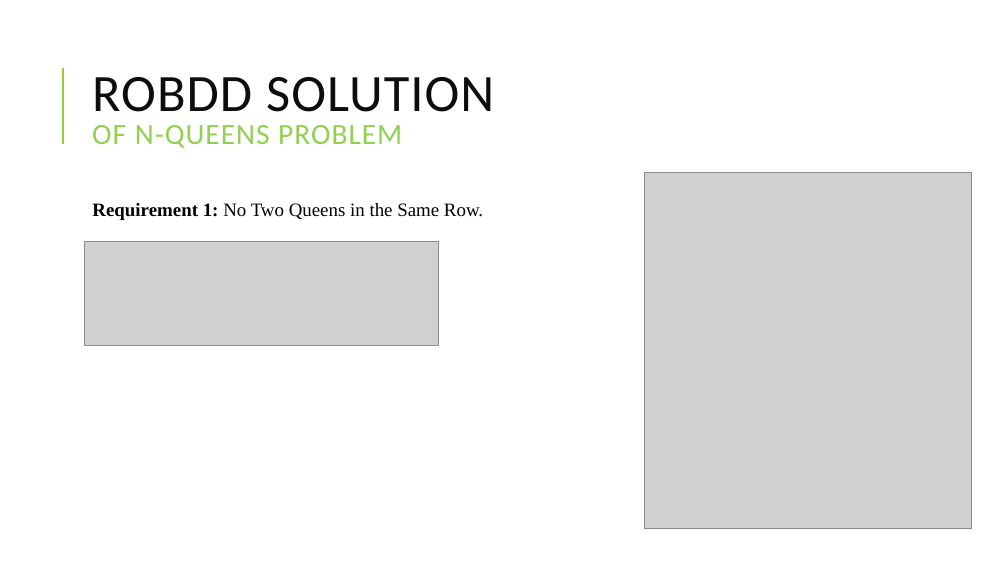
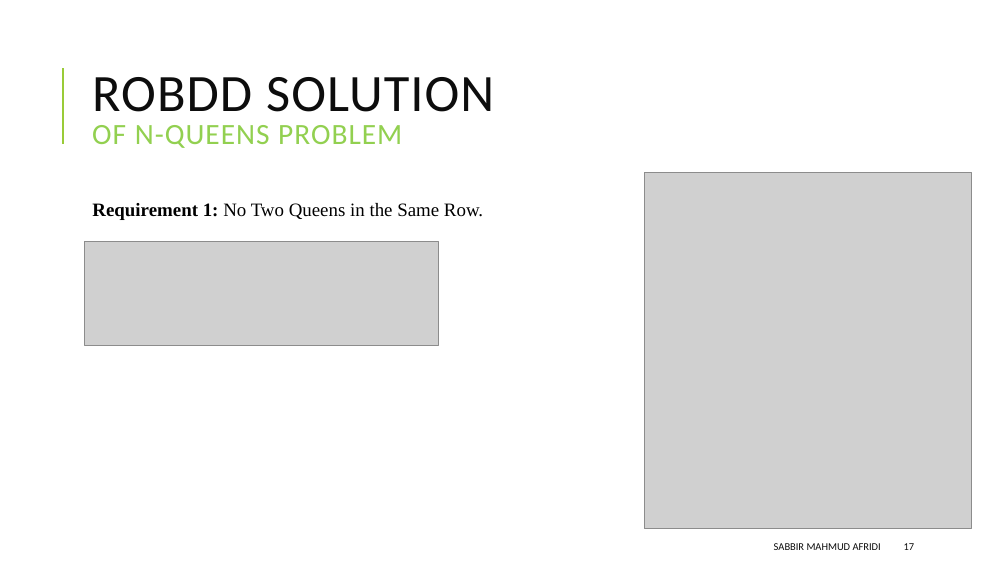
Before and after one commit to smahmuddz/8queenslide, a slide deck: slide 17 of Solving 8-Queens Problem using ROBDD.pptx. Drawn at 1008x567 pixels with LibreOffice and Linux fonts; fonts in the diff are those of the drawing; grey boxes stand for pictures. Boxes give left, top, right and bottom in pixels: in the first picture for what was removed or moved away, otherwise in the second. Text is boxed around its words. In the diff, an @@ line names an element or a change of style, - is before the commit and + after.

```diff
--- a/Solving 8-Queens Problem using ROBDD.pptx
+++ b/Solving 8-Queens Problem using ROBDD.pptx
@@ text added at (x1=774, y1=543, x2=881, y2=550), 10 pt, text #0D0D0D @@
+SABBIR MAHMUD AFRIDI
@@ page number added at (x1=904, y1=543, x2=915, y2=550), 10 pt, text #0D0D0D @@
+17
```
Also in this commit, not shown: 28 other slides changed.
